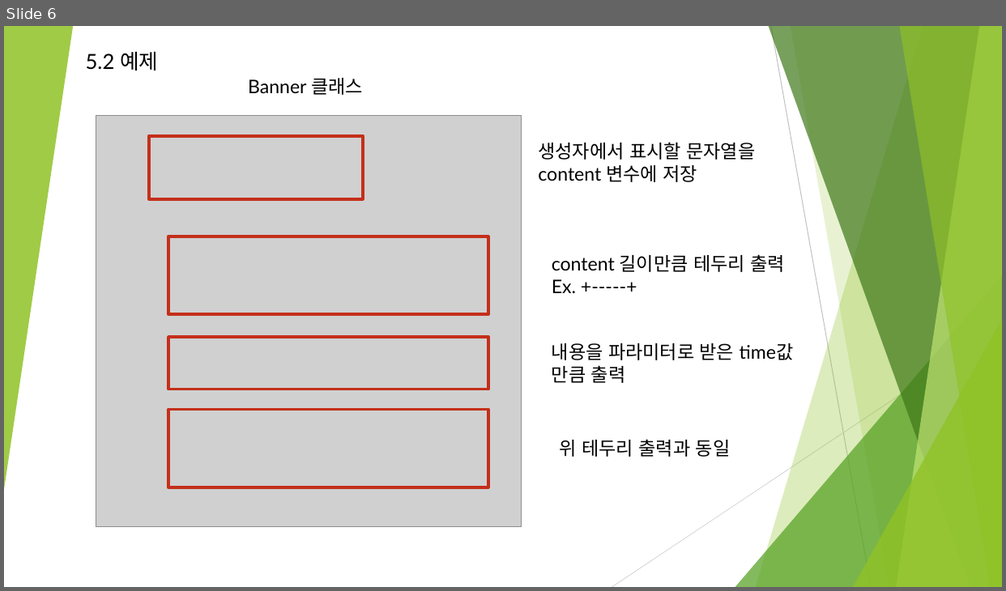
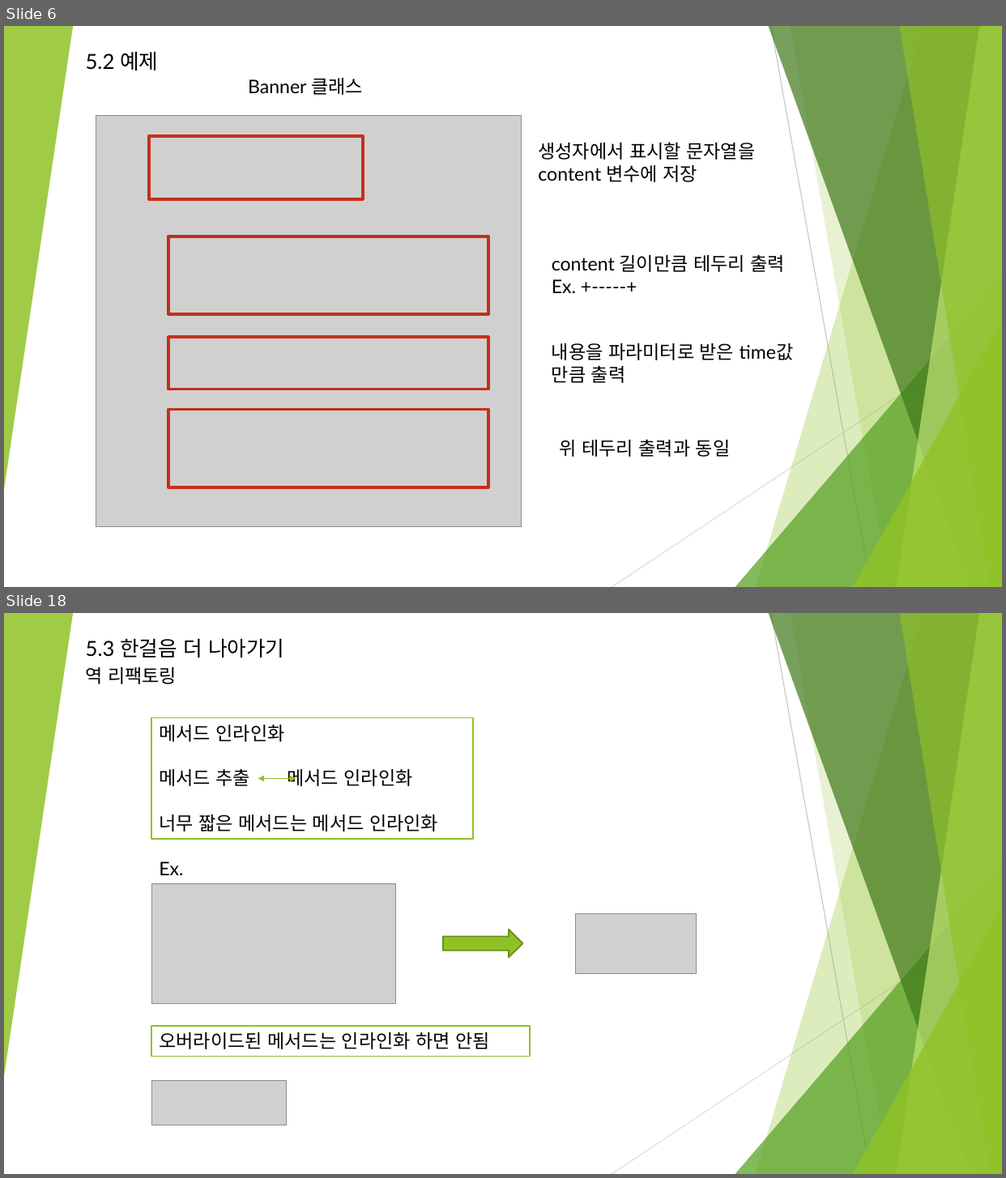
Before and after one commit to kim-seungmin/refactoringStudy, a slide deck: 리펙토링.pptx. Shown one above the other, each under a label of ours: slide 6 before the commit, slides 6 and 18 after it; the slides between them are not shown. The pictures are 1006x591 and 1006x1178 pixels, drawn with LibreOffice and Linux fonts; fonts in the diff are those of the drawing; grey boxes stand for pictures. Boxes give left, top, right and bottom in pixels: in the first picture for what was removed or moved away, otherwise in the second. Text is boxed around its words. In the diff, an @@ line names an element or a change of style, - is before the commit and + after.

```diff
--- a/리펙토링.pptx
+++ b/리펙토링.pptx
@@ slide 18 added at (4, 613, 1002, 1174), background #FFFFFF; not listed: 10 template elements that a slide beside it also shows @@
@@ text added at (86, 638, 285, 658), 20 pt, text #000000 @@
+5.3 한걸음 더 나아가기
@@ text added at (85, 667, 177, 684), 18 pt, text #000000 @@
+역 리팩토링
@@ rectangle added at (151, 717, 473, 839), fill #FFFFFF, outline #90C226 1.5 pt, 18 pt, text #000000 @@
+메서드 인라인화
+메서드 추출 메서드 인라인화
+너무 짧은 메서드는 메서드 인라인화
@@ double arrow added from (258, 778) to (296, 778), #90C226 1 pt @@
@@ text added at (159, 862, 183, 875), 18 pt, text #000000 @@
+Ex.
@@ picture added at (151, 884, 395, 1003) @@
@@ picture added at (576, 914, 697, 973) @@
@@ down arrow added at (443, 929, 522, 957), fill #90C226, outline #6B901C 1.5 pt @@
@@ rectangle added at (151, 1026, 530, 1056), fill #FFFFFF, outline #90C226 1.5 pt, 18 pt, text #000000 @@
+오버라이드된 메서드는 인라인화 하면 안됨
@@ picture added at (151, 1081, 286, 1125) @@
```
Also in this commit, not shown: 6 slides changed, 15 other slides added, 4 slides removed.
